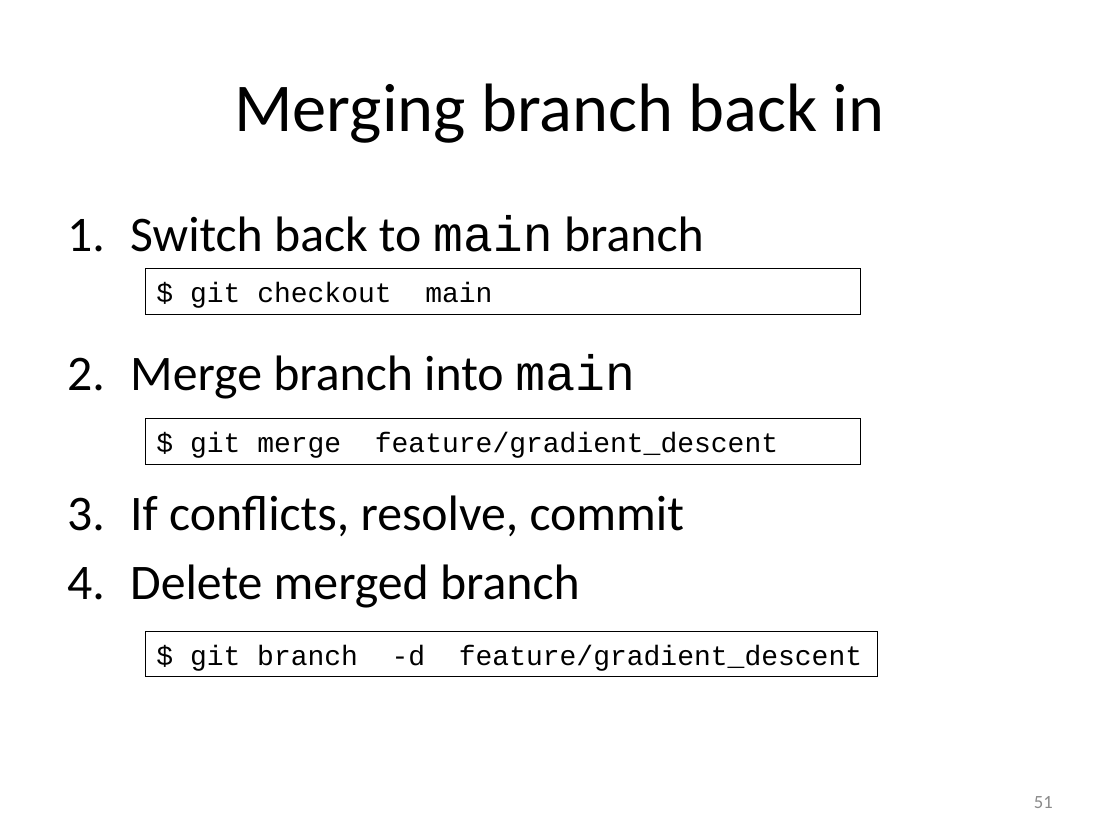
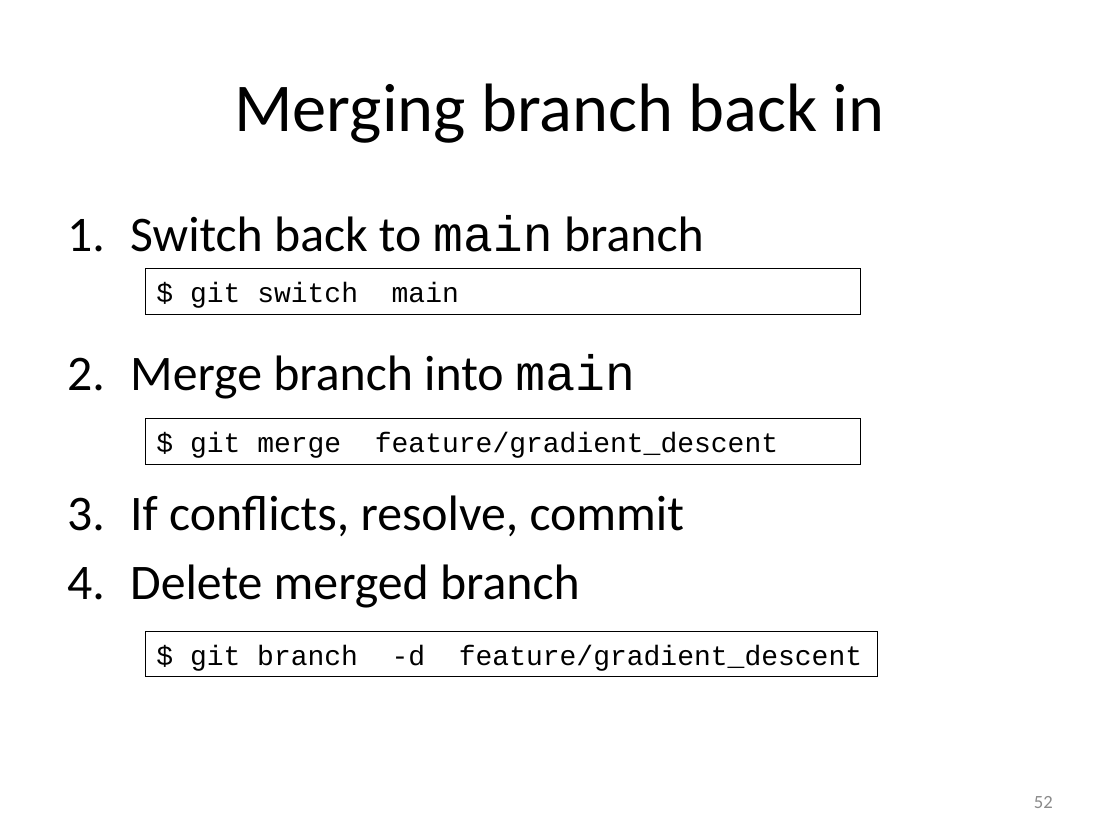
Before and after one commit to gjbex/Version-control-with-git, a slide deck: slide 52 of version_control_git.pptx (slide 51 before the commit). Drawn at 1120x840 pixels with LibreOffice and Linux fonts; fonts in the diff are those of the drawing. Boxes give left, top, right and bottom in pixels: in the first picture for what was removed or moved away, otherwise in the second. Text is boxed around its words. In the diff, an @@ line names an element or a change of style, - is before the commit and + after.

Commit message:
Update for git switch and git restore

```diff
--- a/version_control_git.pptx
+++ b/version_control_git.pptx
@@ text in rectangle at box(190, 282, 459, 308): text changed @@
-$ git checkout main
+$ git switch main
@@ page number at box(1034, 796, 1053, 808): text changed @@
-51
+52
```
Also in this commit, not shown: 4 other slides changed, 1 slide added.
